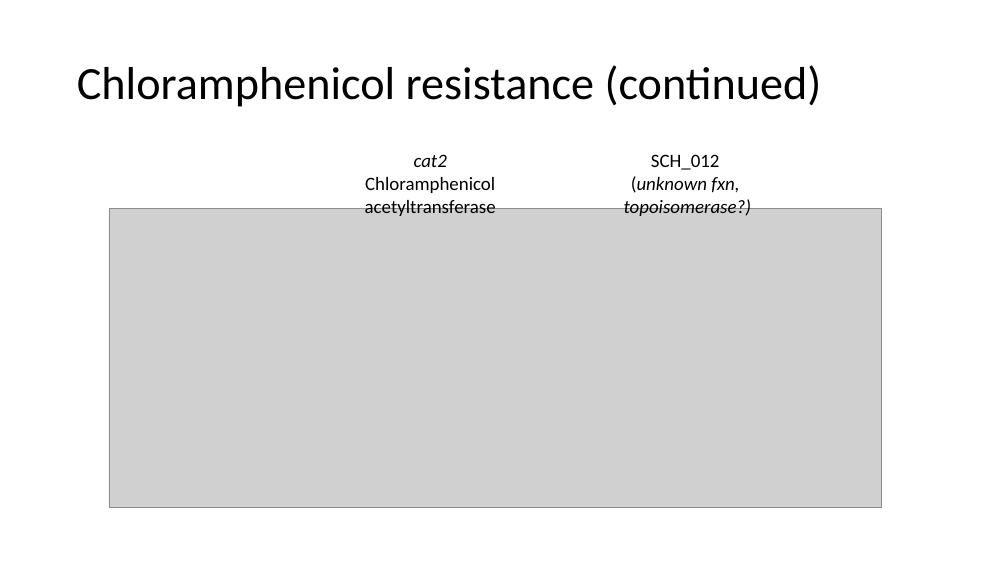
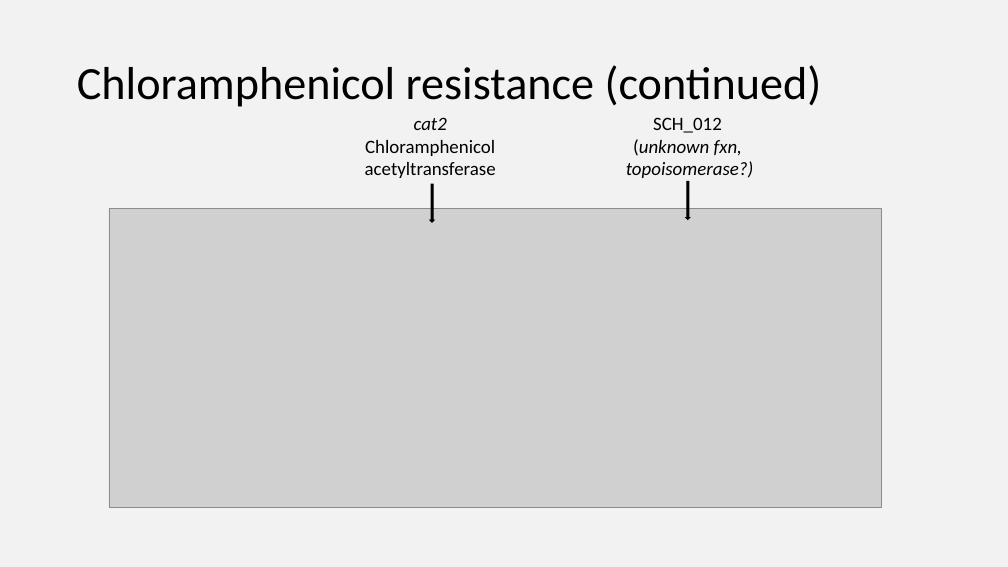
Before and after one commit to Yale-EEB723/finalproject, a slide deck: slide 22 of 190425_Verdegaal_EEB723_project.pptx (slide 20 before the commit). Drawn at 1008x567 pixels with LibreOffice and Linux fonts; fonts in the diff are those of the drawing; grey boxes stand for pictures. Boxes give left, top, right and bottom in pixels: in the first picture for what was removed or moved away, otherwise in the second. Text is boxed around its words. In the diff, an @@ line names an element or a change of style, - is before the commit and + after.

```diff
--- a/190425_Verdegaal_EEB723_project.pptx
+++ b/190425_Verdegaal_EEB723_project.pptx
@@ background #FFFFFF to #F2F2F2 @@
@@ text "cat2" moved from (x1=365, y1=154, x2=496, y2=216) to (x1=365, y1=117, x2=496, y2=178) @@
@@ text "SCH_012" moved from (x1=624, y1=154, x2=752, y2=216) to (x1=626, y1=117, x2=754, y2=178) @@
@@ down arrow added at (x1=430, y1=185, x2=434, y2=222), fill #000000, outline #000000 1 pt @@
@@ down arrow added at (x1=686, y1=181, x2=690, y2=219), fill #000000, outline #000000 1 pt @@
```
Also in this commit, not shown: 19 other slides changed, 4 slides added, 2 slides removed, 6 other files.
